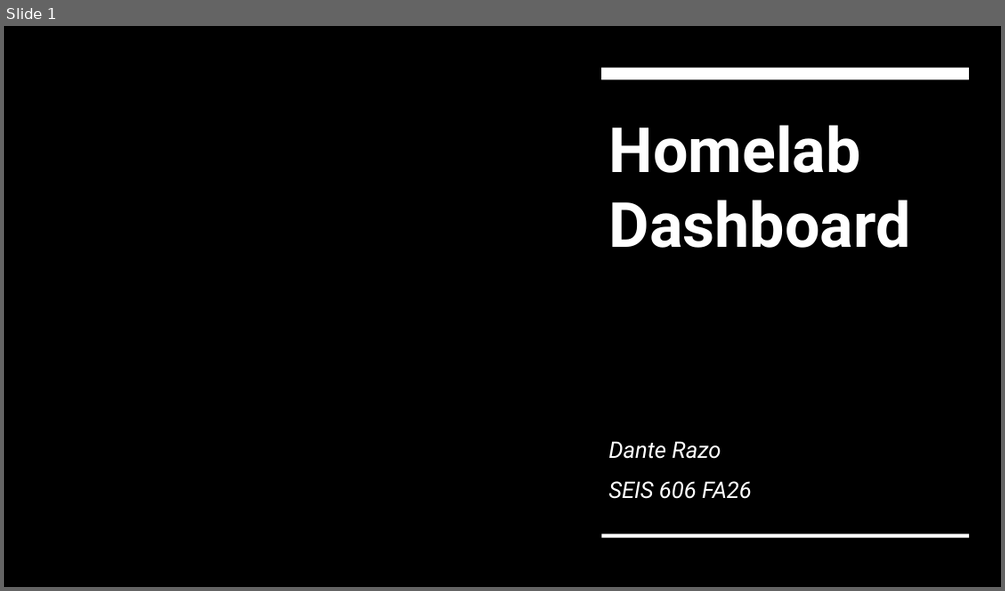
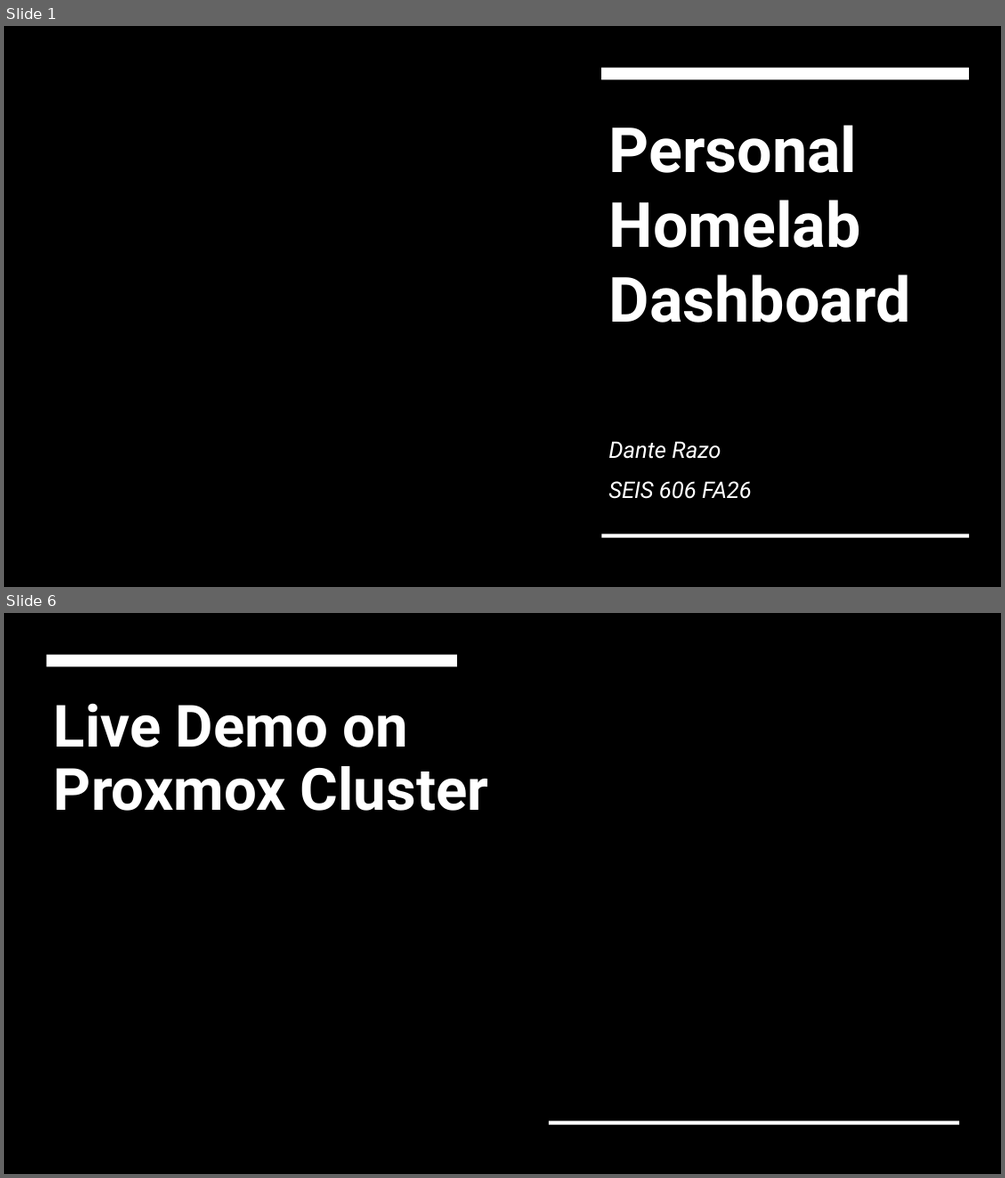
Before and after one commit to danterazo/seis-606, a slide deck: project/deliverables/project-presentation.pptx. Shown one above the other, each under a label of ours: slide 1 before the commit, slides 1 and 6 after it; the slides between them are not shown. The pictures are 1005x591 and 1005x1178 pixels, drawn with LibreOffice and Linux fonts; fonts in the diff are those of the drawing; background and template pictures are left out. Boxes give left, top, right and bottom in pixels: in the first picture for what was removed or moved away, otherwise in the second. Text is boxed around its words. In the diff, an @@ line names an element or a change of style, - is before the commit and + after.

```diff
--- a/project/deliverables/project-presentation.pptx
+++ b/project/deliverables/project-presentation.pptx
@@ slide 6 added at <box>4,613,1001,1174</box>, background picture (left out) @@
@@ rectangle added at <box>4,613,1001,1174</box>, fill #000000 @@
@@ rectangle added at <box>47,655,457,666</box>, fill #FFFFFF @@
@@ title added at <box>54,703,488,811</box>, 56 pt, text #FFFFFF, bold @@
+Live Demo on Proxmox Cluster
@@ rectangle added at <box>550,1121,960,1125</box>, fill #FFFFFF @@
@@ slide 1 changed as well @@
@@ title at <box>609,125,911,322</box>: text changed @@
-Homelab Dashboard
+Personal
+Homelab Dashboard
```
Also in this commit, not shown: 1 other slide changed, 5 other slides added, 3 slides removed.
